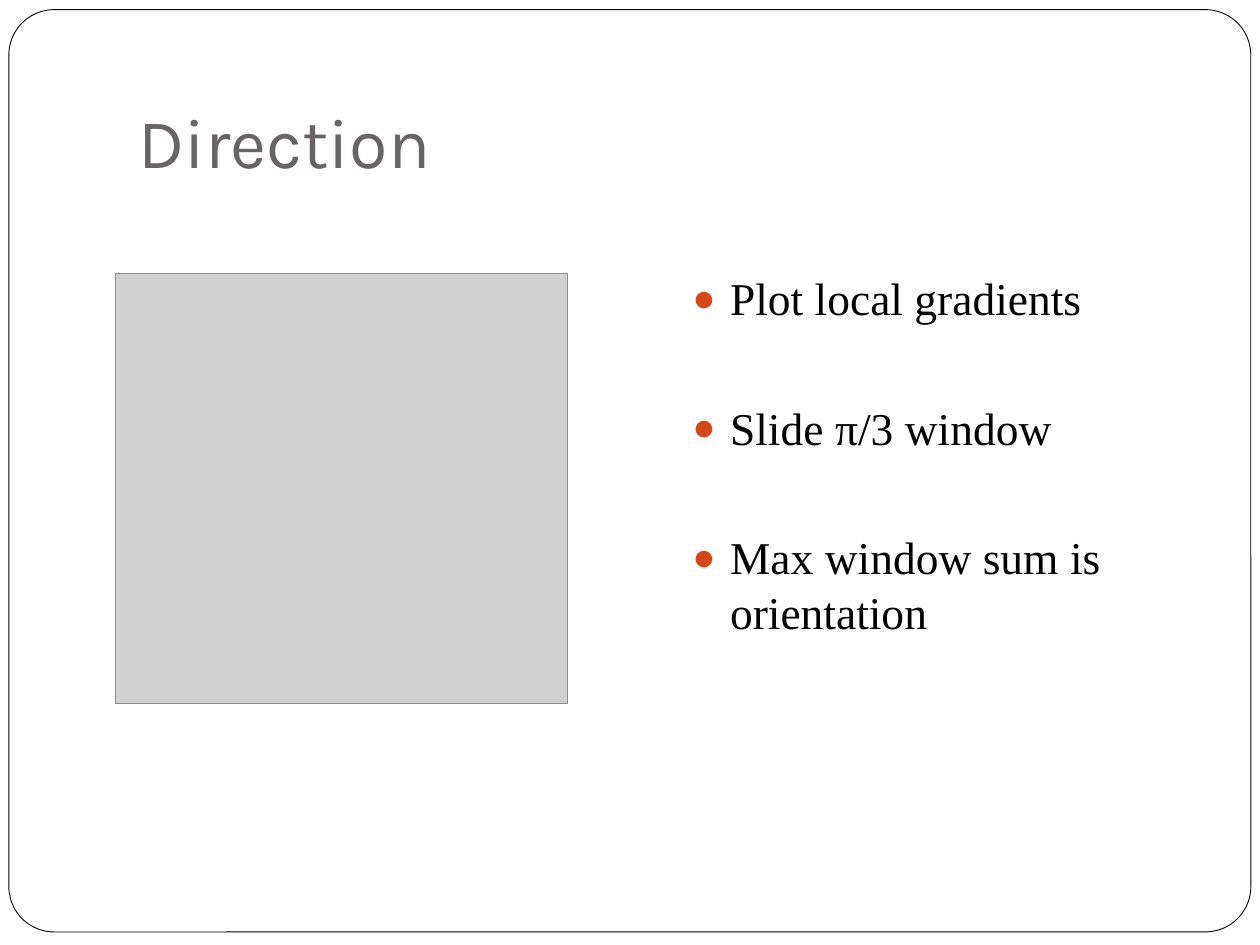
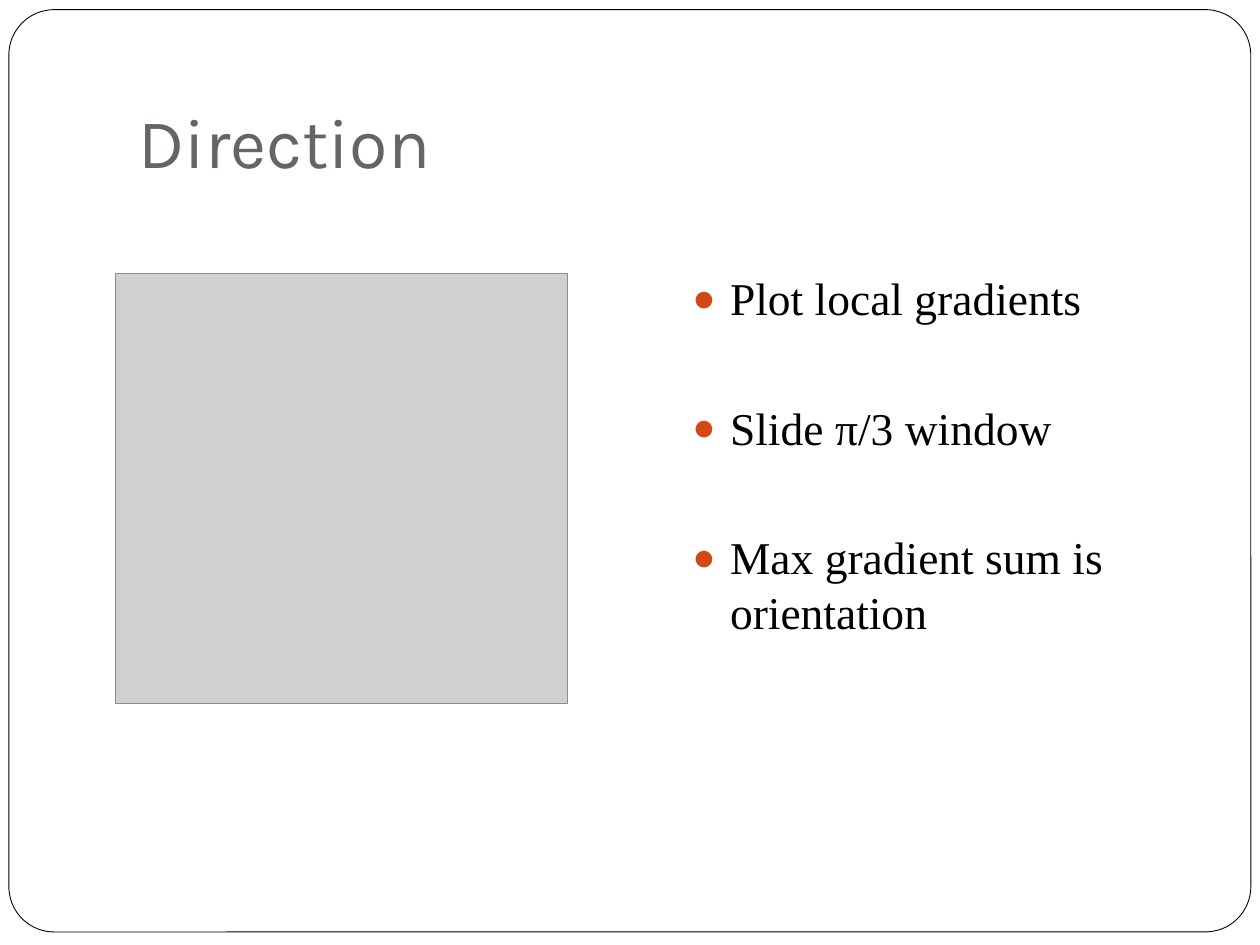
Before and after one commit to DonnieNewell/hulkdeer, a slide deck: slide 4 of courses/image_processing/project/presentation/term_project.pptx. Drawn at 1260x945 pixels with LibreOffice and Linux fonts; fonts in the diff are those of the drawing; grey boxes stand for pictures. Boxes give left, top, right and bottom in pixels: in the first picture for what was removed or moved away, otherwise in the second. Text is boxed around its words. In the diff, an @@ line names an element or a change of style, - is before the commit and + after.

```diff
--- a/courses/image_processing/project/presentation/term_project.pptx
+++ b/courses/image_processing/project/presentation/term_project.pptx
@@ text at (730, 542, 1102, 630): text changed @@
-● Max window sum is orientation
+● Max gradient sum is orientation
```
Also in this commit, not shown: 3 other slides changed, 2 slides removed, 33 other files.
